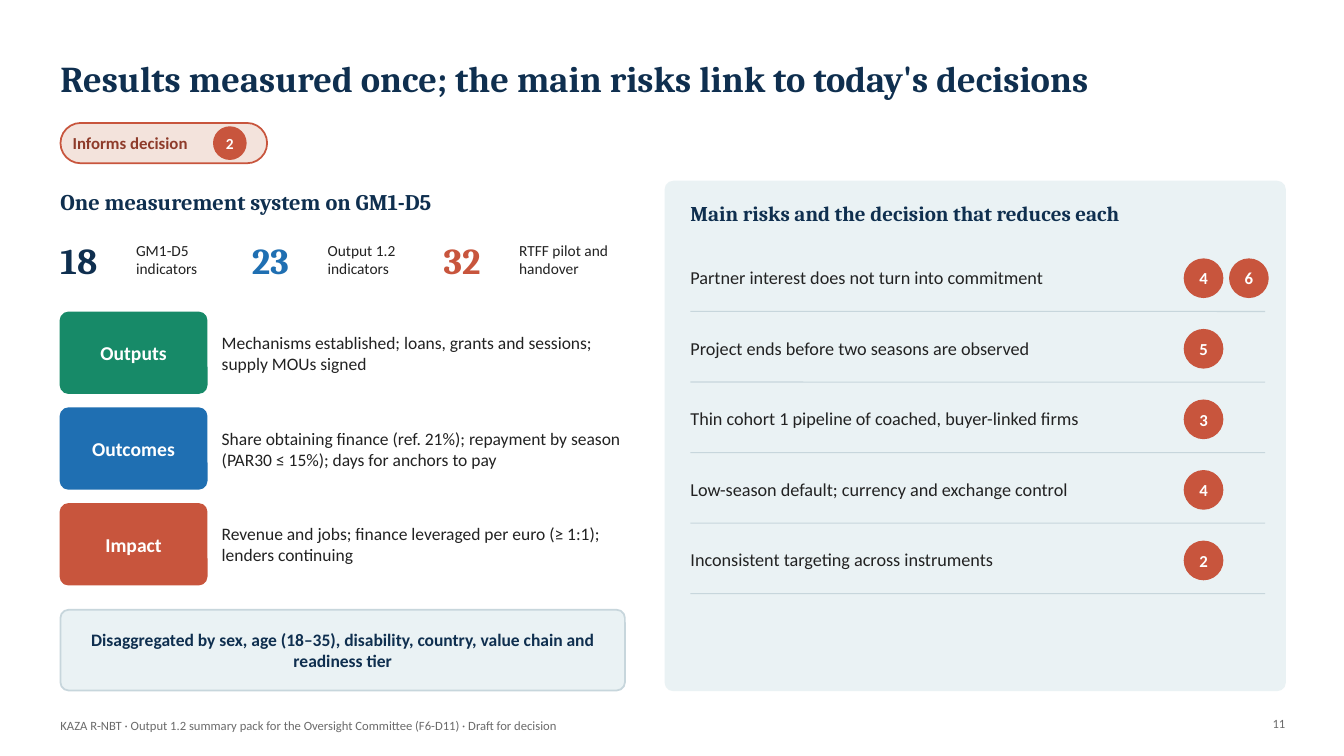
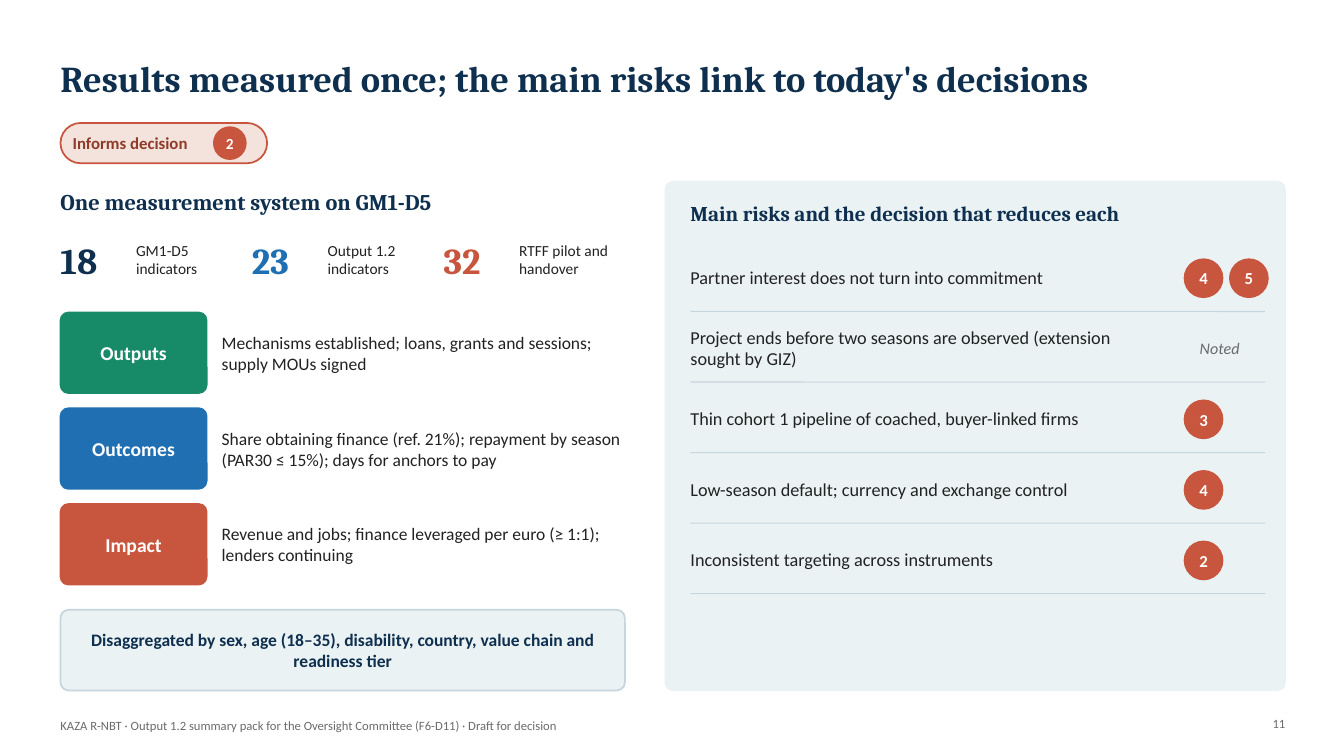
Before and after one commit to modestanz/GIZ-Works, a slide deck: slide 11 of deliverables/F6-D11_Output_1.2_Summary_Pack_Oversight_Committee.pptx. Drawn at 1344x756 pixels with LibreOffice and Linux fonts; fonts in the diff are those of the drawing; background and template pictures are left out. Boxes give left, top, right and bottom in pixels: in the first picture for what was removed or moved away, otherwise in the second. Text is boxed around its words. In the diff, an @@ line names an element or a change of style, - is before the commit and + after.

```diff
--- a/deliverables/F6-D11_Output_1.2_Summary_Pack_Oversight_Committee.pptx
+++ b/deliverables/F6-D11_Output_1.2_Summary_Pack_Oversight_Committee.pptx
@@ text "5": place and size @@
-text "5" at (1199,344,1207,355)
+text "5" at (1245,273,1253,284)
@@ text removed at (1245,272,1253,284) @@
-6
@@ text at (690,331,1110,368): text changed @@
-Project ends before two seasons are observed
+Project ends before two seasons are observed (extension sought by GIZ)
@@ ellipse removed at (1185,330,1223,368) @@
@@ text added at (1200,343,1240,354), 11.5 pt, text #6B6B6B, italic @@
+Noted
```
Also in this commit, not shown: 7 other slides changed, 14 other files.
